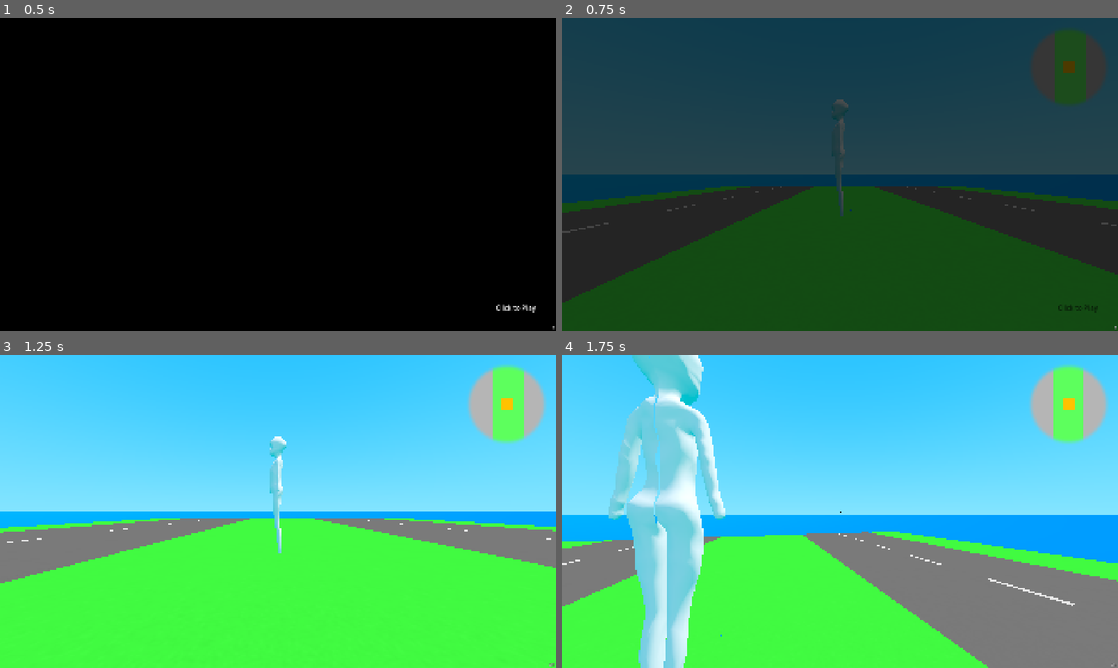
Above: before the commit, frames 1-4 (two rows, left to right).
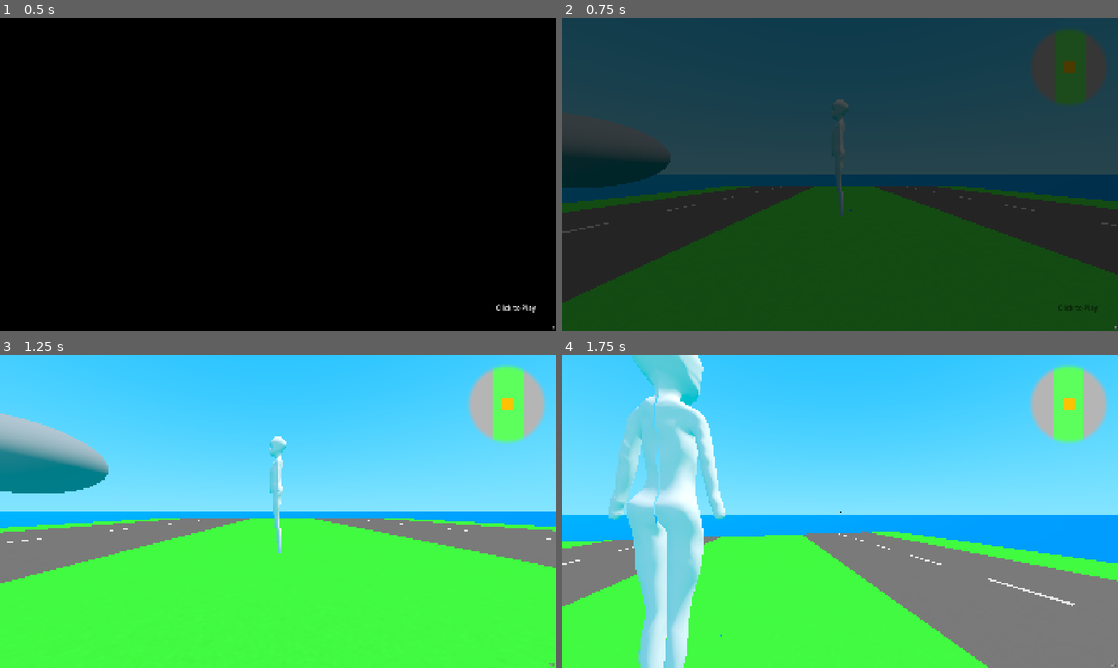
Above: after the commit, the same moments.

Repository: vi-kawaii/animeow
Game: Godot game, scene res://world.tscn
Same seed, same stepped clock (60 frames per second), same inputs: the game is played once before the commit and once after it. Sound files missing from this copy of the repository are replaced by a short silence.
Inputs (mouse positions are in pixels of both pictures, inside the frame that each line leads up to):
- Up to frame 1 (0.5 s): no input
- Up to frame 2 (0.75 s): click (840, 174) at 0.5 s
- Up to frame 3 (1.25 s): no input
- Up to frame 4 (1.75 s): move the mouse to (867, 511) at 1.27 s; hold W (move_forward) from 1.28 s (still down); hold Right mouse button (aim) from 1.28 s (still down); click (867, 511) at 1.42 s; tap Space (jump) at 1.52 s

Frame 1 is identical in both runs. In frame 2, 2.0% of the frame differs, in the area x 0-20%, y 40-55%; in frame 3, 3.7%, in the area x 0-20%, y 18-45%; in frame 4, nothing differs.
Error before the commit: Parse Error: Identifier "CheckIfAreaIsPlayerArea" not declared in the current scope. (res://load_unload_area.gd:12)
Error after the commit: Invalid access to property or key 'm' on a base object of type 'Nil'. (res://intro.gd:17)

Commit message:
update game-editor ui

Diff:
--- a/editor/other/main.tscn
+++ b/editor/other/main.tscn
@@ -2,7 +2,12 @@
 
 [ext_resource type="Script" uid="uid://dnp735tcpd8u0" path="res://editor/other/other.gd" id="1_0sqtw"]
 
-[sub_resource type="StyleBoxEmpty" id="StyleBoxEmpty_glbmi"]
+[sub_resource type="StyleBoxFlat" id="StyleBoxFlat_0sqtw"]
+bg_color = Color(0.20152655, 0.20152661, 0.20152646, 1)
+corner_radius_top_left = 4
+corner_radius_top_right = 4
+corner_radius_bottom_right = 4
+corner_radius_bottom_left = 4
 
 [node name="MarginContainer" type="MarginContainer" unique_id=1103943527]
 anchors_preset = 10
@@ -11,9 +16,10 @@
 grow_horizontal = 2
 size_flags_horizontal = 3
 size_flags_vertical = 0
-theme_override_constants/margin_left = 4
-theme_override_constants/margin_right = 4
-theme_override_constants/margin_bottom = 4
+theme_override_constants/margin_left = 8
+theme_override_constants/margin_top = 8
+theme_override_constants/margin_right = 8
+theme_override_constants/margin_bottom = 8
 script = ExtResource("1_0sqtw")
 
 [node name="VBoxContainer" type="VBoxContainer" parent="." unique_id=52337748]
@@ -24,30 +30,36 @@
 layout_mode = 2
 size_flags_horizontal = 0
 size_flags_vertical = 0
+theme_override_constants/separation = 8
 
 [node name="git" type="Button" parent="VBoxContainer/HBoxContainer" unique_id=1651534278]
+custom_minimum_size = Vector2(100, 28)
 layout_mode = 2
-theme_override_styles/normal = SubResource("StyleBoxEmpty_glbmi")
+theme_override_styles/normal = SubResource("StyleBoxFlat_0sqtw")
 text = "Git"
 
 [node name="grass" type="Button" parent="VBoxContainer/HBoxContainer" unique_id=2123477946]
+custom_minimum_size = Vector2(100, 28)
 layout_mode = 2
-theme_override_styles/normal = SubResource("StyleBoxEmpty_glbmi")
+theme_override_styles/normal = SubResource("StyleBoxFlat_0sqtw")
 text = "Grass"
 
 [node name="launcher" type="Button" parent="VBoxContainer/HBoxContainer" unique_id=907425938]
+custom_minimum_size = Vector2(100, 28)
 layout_mode = 2
-theme_override_styles/normal = SubResource("StyleBoxEmpty_glbmi")
+theme_override_styles/normal = SubResource("StyleBoxFlat_0sqtw")
 text = "Launcher"
 
 [node name="server" type="Button" parent="VBoxContainer/HBoxContainer" unique_id=1337907083]
+custom_minimum_size = Vector2(100, 28)
 layout_mode = 2
-theme_override_styles/normal = SubResource("StyleBoxEmpty_glbmi")
+theme_override_styles/normal = SubResource("StyleBoxFlat_0sqtw")
 text = "Server"
 
 [node name="dialogs" type="Button" parent="VBoxContainer/HBoxContainer" unique_id=400892148]
+custom_minimum_size = Vector2(100, 28)
 layout_mode = 2
-theme_override_styles/normal = SubResource("StyleBoxEmpty_glbmi")
+theme_override_styles/normal = SubResource("StyleBoxFlat_0sqtw")
 text = "Dialogs"
 
 [node name="Control" type="Control" parent="VBoxContainer" unique_id=174168138]
--- a/grass.gd
+++ b/grass.gd
@@ -10,7 +10,7 @@
 		return
 
 	$grass_area.connect("area_entered", func(area):
-		if not CheckIfAreaIsPlayerArea.target_area(area):
+		if not __.target_area(area):
 			return
 
 		$grass_part.set_visible(true)
@@ -19,7 +19,7 @@
 		tween.tween_method(custom_tween, 0., 1., time_to_tween)
 	)
 	$grass_area.connect("area_exited", func(area):
-		if not CheckIfAreaIsPlayerArea.target_area(area):
+		if not __.target_area(area):
 			return
 
 		var tween = _create_tween()
--- a/load_unload_area.gd
+++ b/load_unload_area.gd
@@ -9,7 +9,7 @@
 	connect("area_exited", area_exited)
 
 func area_entered(a):
-	if not CheckIfAreaIsPlayerArea.target_area(a):
+	if not __.target_area(a):
 		return
 
 	Resources.load(resource_name, func(res):
@@ -18,7 +18,7 @@
 	)
 
 func area_exited(a):
-	if not CheckIfAreaIsPlayerArea.target_area(a):
+	if not __.target_area(a):
 		return
 
 	if not resource_handle:
Not shown, changed: game-editor.lnk
Not shown, added: start - Shortcut.lnk
